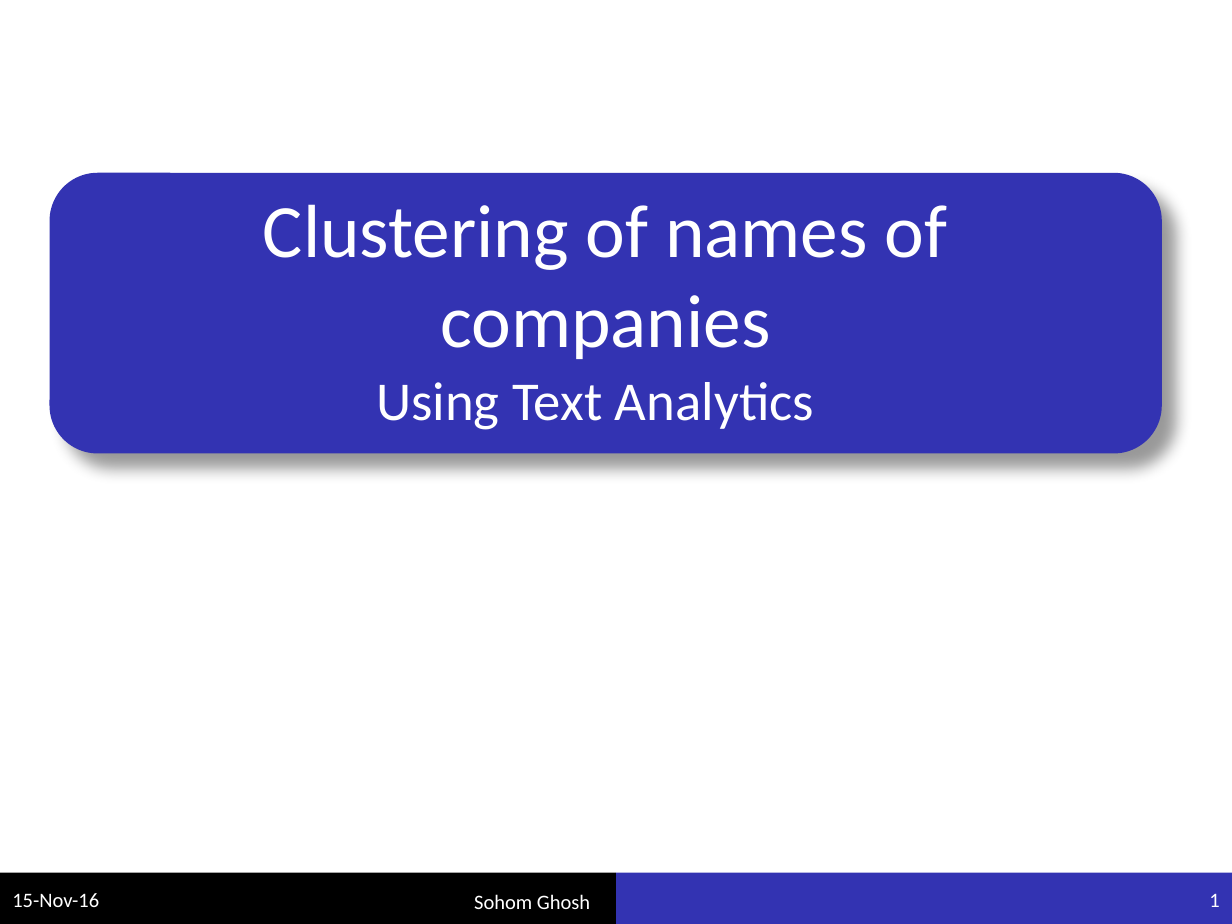
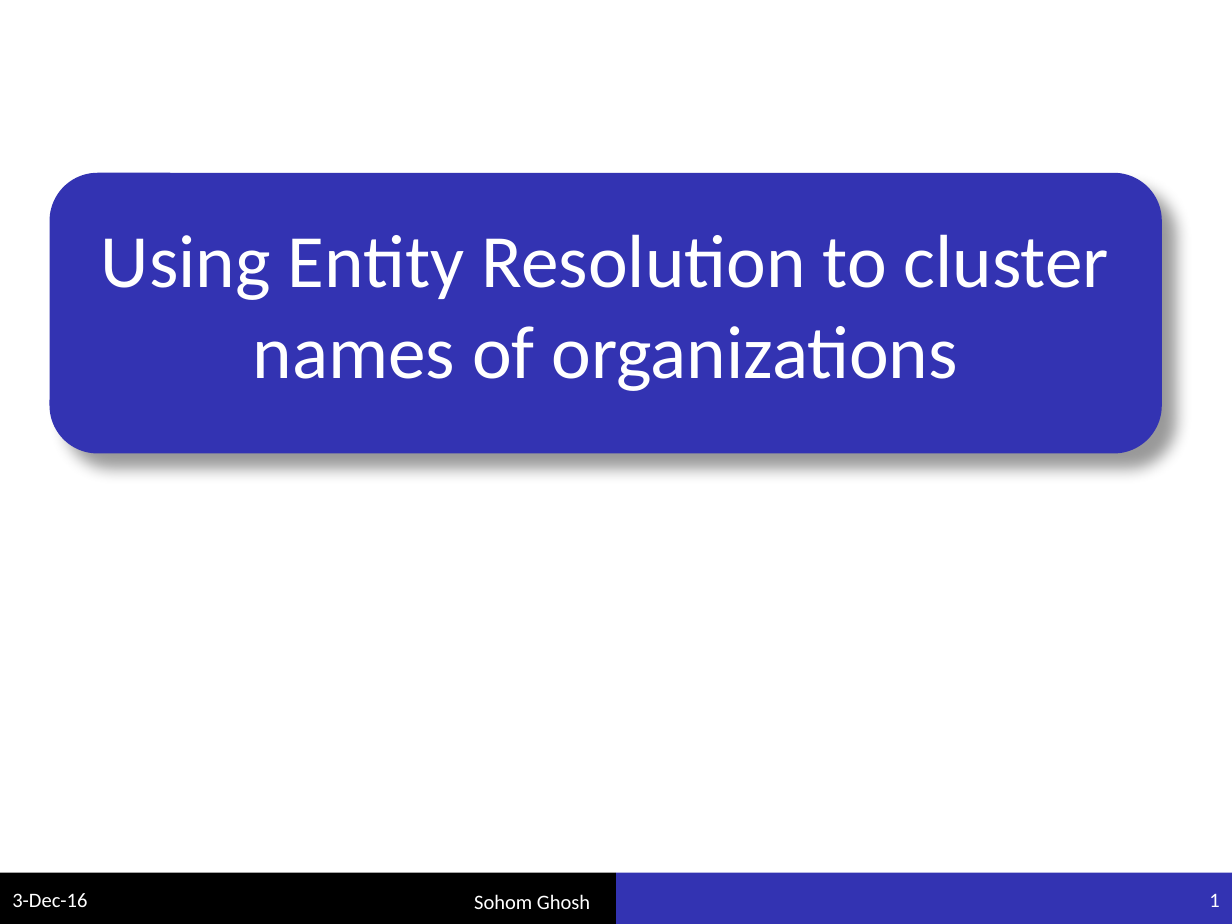
Before and after one commit to sohomghosh/company_clustering, a slide deck: slide 1 of presentation.pptx. Drawn at 1232x924 pixels with LibreOffice and Linux fonts; fonts in the diff are those of the drawing. Boxes give left, top, right and bottom in pixels: in the first picture for what was removed or moved away, otherwise in the second. Text is boxed around its words. In the diff, an @@ line names an element or a change of style, - is before the commit and + after.

```diff
--- a/presentation.pptx
+++ b/presentation.pptx
@@ title at (101,234,1109,391): text changed @@
-Clustering of names of companies
+Using Entity Resolution to cluster names of organizations
@@ subtitle removed at (376,382,814,430) @@
-Using Text Analytics
@@ text at (12,893,87,907): text changed @@
-15-Nov-16
+3-Dec-16
```
Also in this commit, not shown: 13 other slides changed, 1 slide added, 1 other file.
